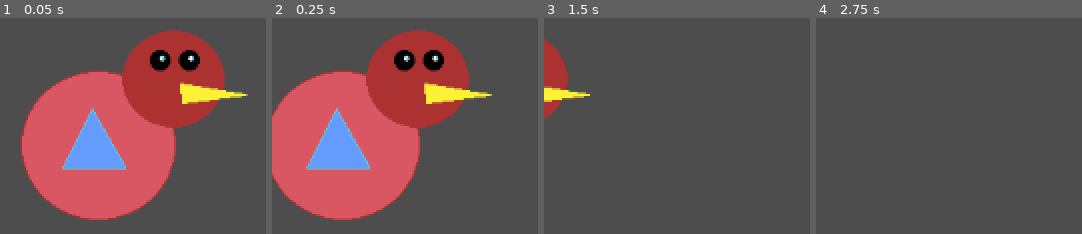
Above: before the commit, frames 1-4 (left to right).
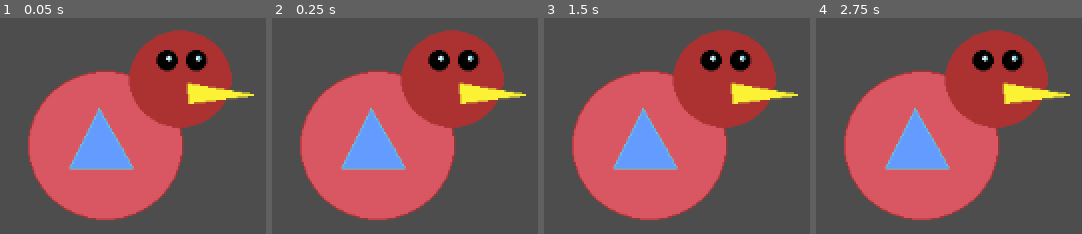
Above: after the commit, the same moments.

Repository: JRSiwiecki/20-game-challenge
Game: Godot game, scene res://scenes/game.tscn
Two runs of this game, one before a commit and one after it. Both use one fixed random seed, a clock stepped at 60 frames per second and the inputs below.
Inputs:
- Up to frame 1 (0.05 s): no input
- Up to frame 2 (0.25 s): no input
- Up to frame 3 (1.5 s): no input
- Up to frame 4 (2.75 s): tap Enter at 2 s

The runs differ from the first frame. In frame 1, 10% of the frame differs, in the area x 7-96%, y 5-94%; in frame 2, 35%; in frame 3, 46%, in the area x 0-96%, y 5-94%; in frame 4, 43%.

Commit message:
Rename variables, add bird forward movement

Diff:
--- /dev/null
+++ b/1. Flappy Bird/scenes/Bird.gd
@@ -0,0 +1,6 @@
+extends CharacterBody2D
+
+@export var bird_speed: float = 100
+
+func _physics_process(delta: float) -> void:
+	position.x += bird_speed * delta
--- a/1. Flappy Bird/scenes/Camera.gd
+++ /dev/null
@@ -1,6 +0,0 @@
-extends Camera2D
-
-@export var CAMERA_SPEED: float = 100
-
-func _process(delta: float) -> void:
-	position.x += CAMERA_SPEED * delta
--- a/1. Flappy Bird/scenes/bird.tscn
+++ b/1. Flappy Bird/scenes/bird.tscn
@@ -1,10 +1,12 @@
-[gd_scene load_steps=3 format=3 uid="uid://jmi132qm7004"]
+[gd_scene load_steps=4 format=3 uid="uid://jmi132qm7004"]
 
+[ext_resource type="Script" path="res://scenes/Bird.gd" id="1_n8ddg"]
 [ext_resource type="Texture2D" uid="uid://dk6sghm1ga0ad" path="res://assets/bird.png" id="1_stefi"]
 
 [sub_resource type="CircleShape2D" id="CircleShape2D_2pk4i"]
 
-[node name="CharacterBody2D" type="CharacterBody2D"]
+[node name="Bird" type="CharacterBody2D"]
+script = ExtResource("1_n8ddg")
 
 [node name="CollisionShape2D" type="CollisionShape2D" parent="."]
 shape = SubResource("CircleShape2D_2pk4i")
--- a/1. Flappy Bird/scenes/game.tscn
+++ b/1. Flappy Bird/scenes/game.tscn
@@ -1,7 +1,7 @@
 [gd_scene load_steps=3 format=3 uid="uid://dbjb23ftgdug"]
 
 [ext_resource type="PackedScene" uid="uid://jmi132qm7004" path="res://scenes/bird.tscn" id="1_1ae7v"]
-[ext_resource type="Script" path="res://scenes/Camera.gd" id="2_0vxtw"]
+[ext_resource type="Script" path="res://scripts/Camera.gd" id="2_0vxtw"]
 
 [node name="Game" type="Node2D"]
 
--- /dev/null
+++ b/1. Flappy Bird/scripts/Camera.gd
@@ -0,0 +1,6 @@
+extends Camera2D
+
+@export var camera_speed: float = 100
+
+func _process(delta: float) -> void:
+	position.x += camera_speed * delta
